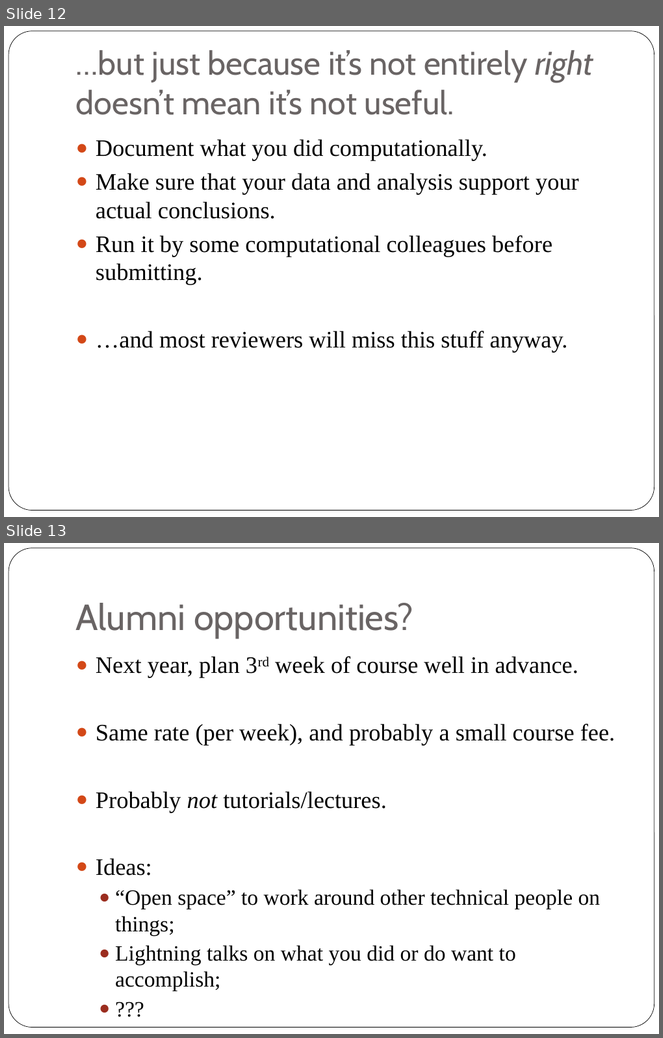
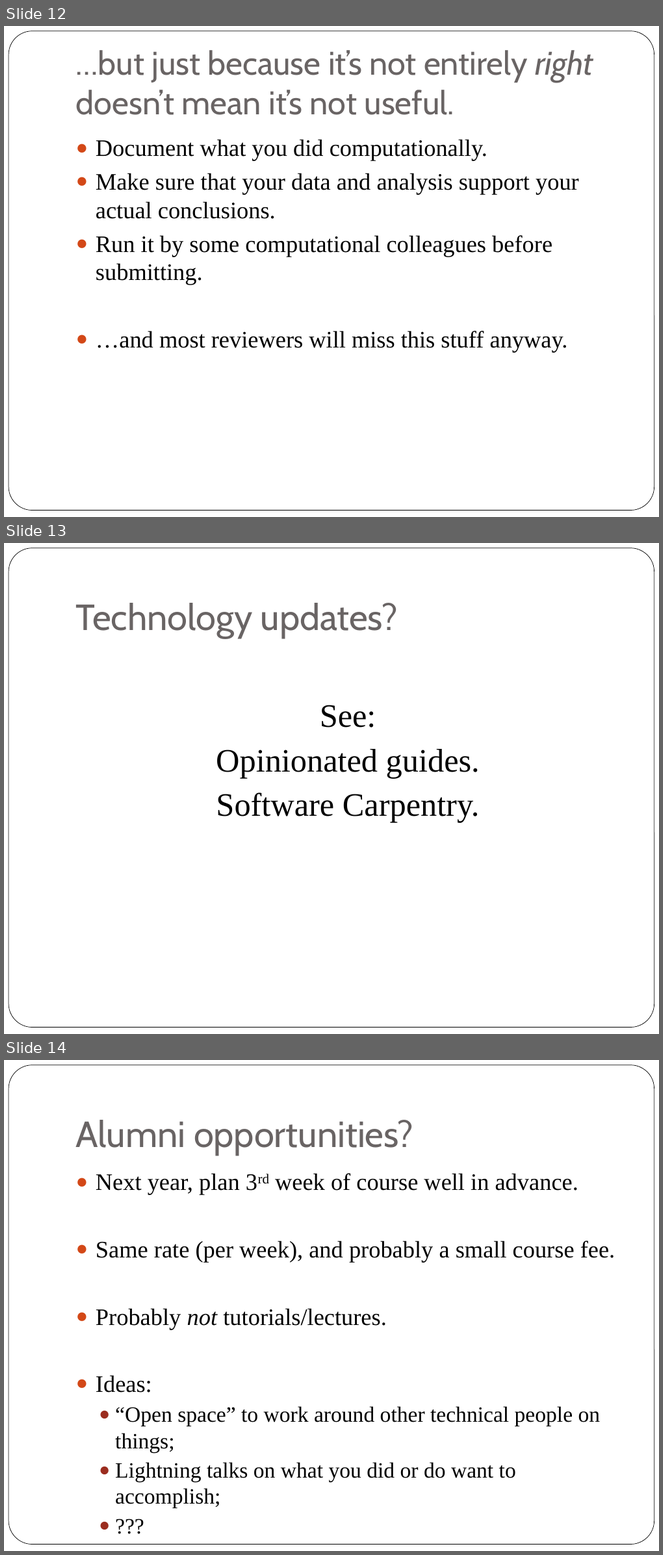
Before and after one commit to ngs-docs/angus, a slide deck: files/2014-final-lecture.pptx. Shown one above the other, each under a label of ours: slides 12 and 13 before the commit, slides 12, 13 and 14 after it. The pictures are 663x1038 and 663x1555 pixels, drawn with LibreOffice and Linux fonts; fonts in the diff are those of the drawing. Boxes give left, top, right and bottom in pixels: in the first picture for what was removed or moved away, otherwise in the second. Text is boxed around its words. In the diff, an @@ line names an element or a change of style, - is before the commit and + after.

Commit message:
last update

```diff
--- a/files/2014-final-lecture.pptx
+++ b/files/2014-final-lecture.pptx
@@ slide 13 added at bbox=[4, 543, 659, 1034], background #FFFFFF; not listed: 1 template element that a slide beside it also shows @@
@@ title added at bbox=[76, 603, 398, 639], 40 pt, text #696464 @@
+Technology updates?
@@ text added at bbox=[216, 705, 480, 823], 36 pt, text #000000 @@
+See:
+Opinionated guides.
+Software Carpentry.
@@ what was slide 13 is now slide 14 @@
```
